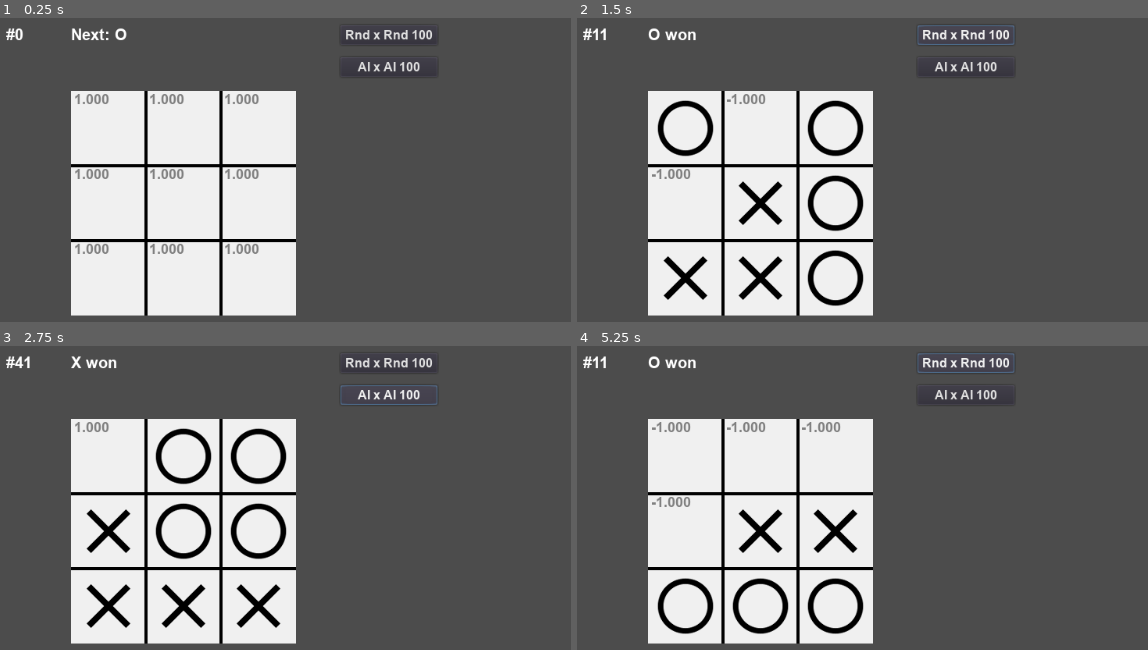
Above: before the commit, frames 1-4 (two rows, left to right).
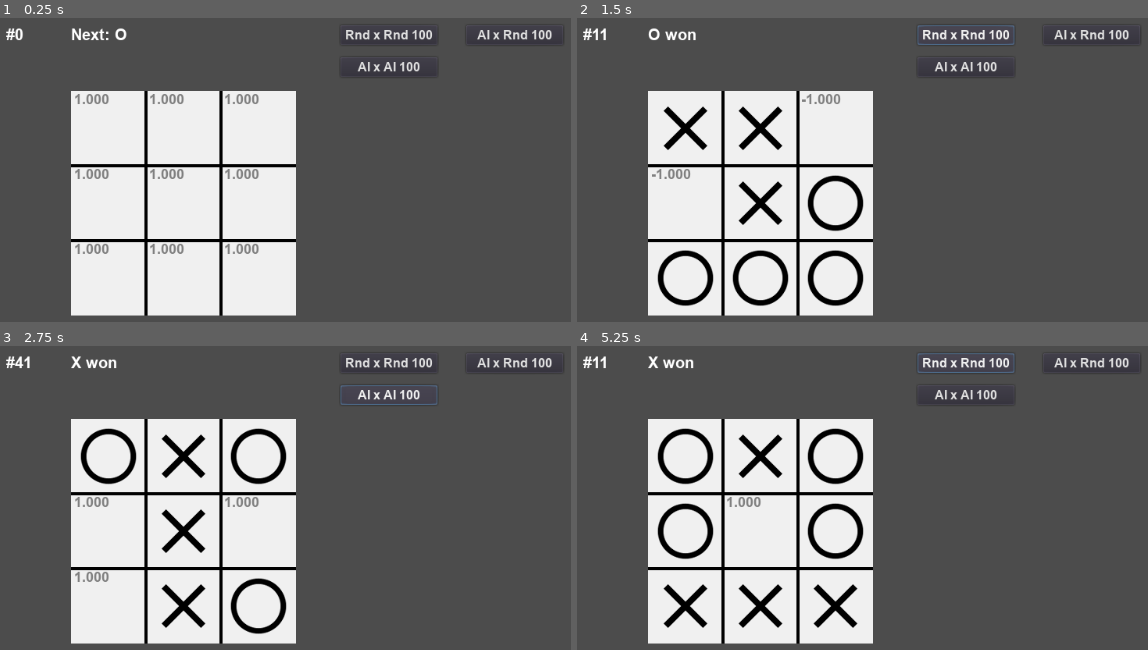
Above: after the commit, the same moments.

Repository: vivisuke/TicTacToe
Game: Godot game, scene res://MainScene.tscn
Same seed, same stepped clock (60 frames per second), same inputs: the game is played once before the commit and once after it.
Inputs (mouse positions are in pixels of both pictures, inside the frame that each line leads up to):
- Up to frame 1 (0.25 s): no input
- Up to frame 2 (1.5 s): click (1090, 36) at 0.5 s, where only the run after the commit has a clickable "AI x Rnd 100"; click "Rnd x Rnd 100" at 1.25 s
- Up to frame 3 (2.75 s): click "AI x AI 100" at 2 s
- Up to frame 4 (5.25 s): click "Rnd x Rnd 100" at 2.75 s; click "AI x AI 100" at 3.5 s; click (1090, 364) at 4.25 s, where only the run after the commit has a clickable "AI x Rnd 100"; click "Rnd x Rnd 100" at 5 s

The runs differ from the first frame. In frame 1, 0.2% of the frame differs, in the area x 83-97%, y 3-8%; in frame 2, 4.1%; in frame 3, 5.3%; in frame 4, 7.1%, in the area x 12-97%, y 3-95%.

Commit message:
0014 ◎ C 10/23 10/23 0.001│ToDo│AI vs Rand * 100 （非学習）

Diff:
--- a/TicTacToe/MainScene.gd
+++ b/TicTacToe/MainScene.gd
@@ -16,6 +16,7 @@
 enum {
 	MODE_NONE = 0,
 	MODE_RAND_RAND,
+	MODE_AI_RAND,		# AI vs Rand 非学習
 	MODE_AI_AI,			# AI 自己対戦学習
 }
 var mode = MODE_NONE
@@ -23,6 +24,8 @@
 var nEpisodeRest = 0
 var nOwon = 0			# O 勝数
 var nXwon = 0			# X 勝数
+var nAIwon = 0			# AI 勝数
+var nRANDwon = 0			# RAND 勝数
 var nDraw = 0			# 引き分け数
 var started = false
 var ended = false		# 終局状態
@@ -180,7 +183,7 @@
 	nEpisodeRest -= 1
 	if !nEpisodeRest:
 		mode = MODE_NONE
-		print("nOwon = %d (%.1f%%)" % [nOwon, nOwon * 100.0/nEpisode])
+		print("\nnOwon = %d (%.1f%%)" % [nOwon, nOwon * 100.0/nEpisode])
 		print("nXwon = %d (%.1f%%)" % [nXwon, nXwon * 100.0/nEpisode])
 		print("nDraw = %d (%.1f%%)" % [nDraw, nDraw * 100.0/nEpisode])
 func nextMove(qix):
@@ -212,6 +215,67 @@
 		return lst[0]
 	else:
 		return lst[rng.randi_range(0, lst.size() - 1)]
+func modeAiRand():		# AI vs RAND、学習あり
+	nEpisode += 1
+	# nEpisode が奇数の場合は AI が先手（O）、偶数であれば AIが後手（X）
+	$EpiNumLabel.text = "#%d" % nEpisode
+	init_board()
+	var AIturn : bool = (nEpisode & 1) != 0
+	while true:
+		var qix = bb_to_qix(bits_O, bits_X)
+		make_Q(qix)
+		var ix
+		if AIturn:
+			ix = nextMove(qix)
+		else:
+			var lst = get_empty_list()
+			ix = lst[rng.randi_range(0, lst.size() - 1)]
+		var t = ix_to_xy(ix)
+		set_cell(t[0], t[1], next)
+		next = (TILE_O + TILE_X) - next			# 手番交代
+		AIturn = !AIturn
+		var reward = 0.0
+		var ef = false
+		if is_victory_table[bits_O]:
+			#nOwon += 1
+			if (nEpisode & 1) != 0:		# AI が先手（O）
+				nAIwon += 1
+			else:
+				nRANDwon += 1
+			reward = 1.0
+			ef = true
+			#break;
+		elif is_victory_table[bits_X]:
+			#nXwon += 1
+			if (nEpisode & 1) == 0:		# AI が後手（X）
+				nAIwon += 1
+			else:
+				nRANDwon += 1
+			reward = -1.0
+			ef = true
+			#break;
+		elif is_draw():
+			nDraw += 1
+			ef = true
+			#break;
+		var qix2 = bb_to_qix(bits_O, bits_X)
+		make_Q(qix2)
+		var minmaxQ = 0.0
+		if !ef:
+			if next == TILE_O:
+				minmaxQ = Q[qix2].max()
+			else:
+				minmaxQ = Q[qix2].min()
+		Q[qix][ix] += ALPHA * (reward + GAMMA * minmaxQ - Q[qix][ix])
+		if ef: break
+	update_nextLabel()
+	update_qvLabels()
+	nEpisodeRest -= 1
+	if !nEpisodeRest:
+		mode = MODE_NONE
+		print("\nnAIwon = %d (%.1f%%)" % [nAIwon, nAIwon * 100.0/nEpisode])
+		print("nRANDwon = %d (%.1f%%)" % [nRANDwon, nRANDwon * 100.0/nEpisode])
+		print("nDraw = %d (%.1f%%)" % [nDraw, nDraw * 100.0/nEpisode])
 func modeAiAi():
 	nEpisode += 1
 	$EpiNumLabel.text = "#%d" % nEpisode
@@ -251,12 +315,14 @@
 	nEpisodeRest -= 1
 	if !nEpisodeRest:
 		mode = MODE_NONE
-		print("nOwon = %d (%.1f%%)" % [nOwon, nOwon * 100.0/nEpisode])
+		print("\nnOwon = %d (%.1f%%)" % [nOwon, nOwon * 100.0/nEpisode])
 		print("nXwon = %d (%.1f%%)" % [nXwon, nXwon * 100.0/nEpisode])
 		print("nDraw = %d (%.1f%%)" % [nDraw, nDraw * 100.0/nEpisode])
 func _process(delta):
 	if mode == MODE_RAND_RAND:
 		modeRandRand()
+	elif mode == MODE_AI_RAND:
+		modeAiRand()
 	elif mode == MODE_AI_AI:
 		modeAiAi()
 	pass
@@ -280,3 +346,13 @@
 	nDraw = 0
 	mode = MODE_AI_AI
 	pass # Replace with function body.
+
+
+func _on_AIxRx100Button_pressed():
+	nEpisode = 0
+	nEpisodeRest = 100
+	nAIwon = 0
+	nRANDwon = 0
+	nDraw = 0
+	mode = MODE_AI_RAND
+	pass # Replace with function body.
--- a/TicTacToe/MainScene.tscn
+++ b/TicTacToe/MainScene.tscn
@@ -95,6 +95,17 @@
 "_edit_use_anchors_": false
 }
 
+[node name="AIxRx100Button" type="Button" parent="."]
+margin_left = 602.0
+margin_top = 12.0
+margin_right = 726.0
+margin_bottom = 37.0
+custom_fonts/font = SubResource( 3 )
+text = "AI x Rnd 100"
+__meta__ = {
+"_edit_use_anchors_": false
+}
+
 [node name="AIxAIx100Button" type="Button" parent="."]
 margin_left = 441.0
 margin_top = 53.0
@@ -107,4 +118,5 @@
 }
 
 [connection signal="pressed" from="RxRx100Button" to="." method="_on_RxRx100Button_pressed"]
+[connection signal="pressed" from="AIxRx100Button" to="." method="_on_AIxRx100Button_pressed"]
 [connection signal="pressed" from="AIxAIx100Button" to="." method="_on_AIxAIx100Button_pressed"]
Not shown, changed: TicTacToe.spr
